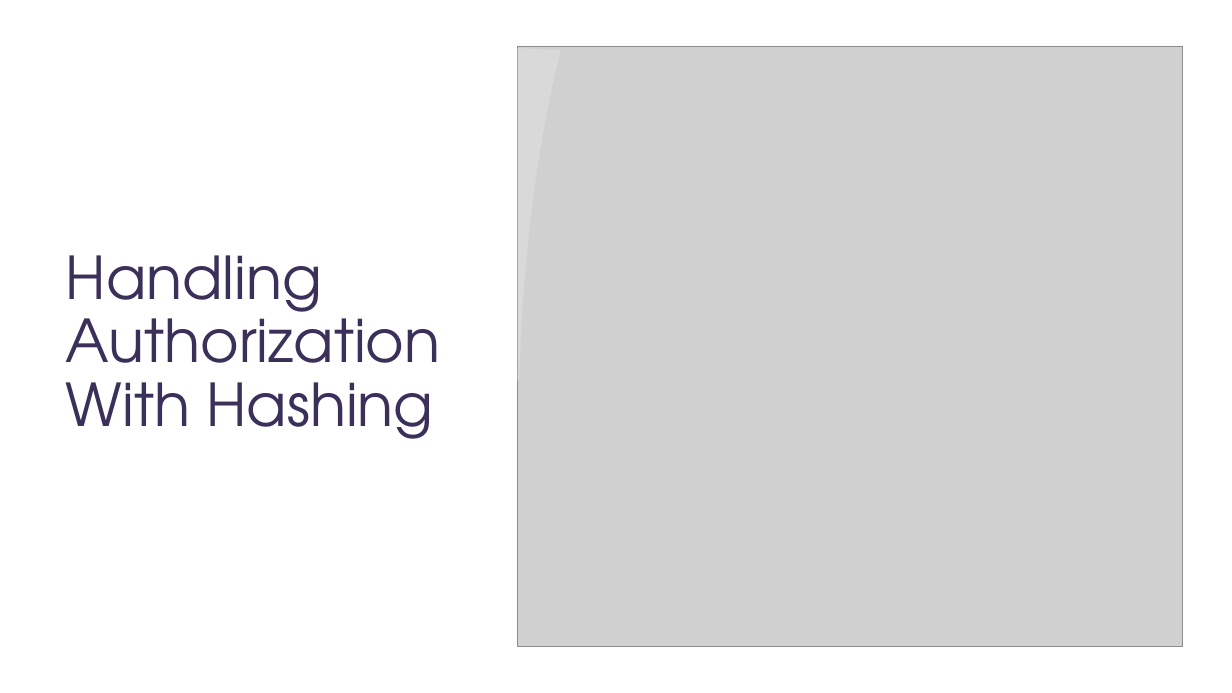
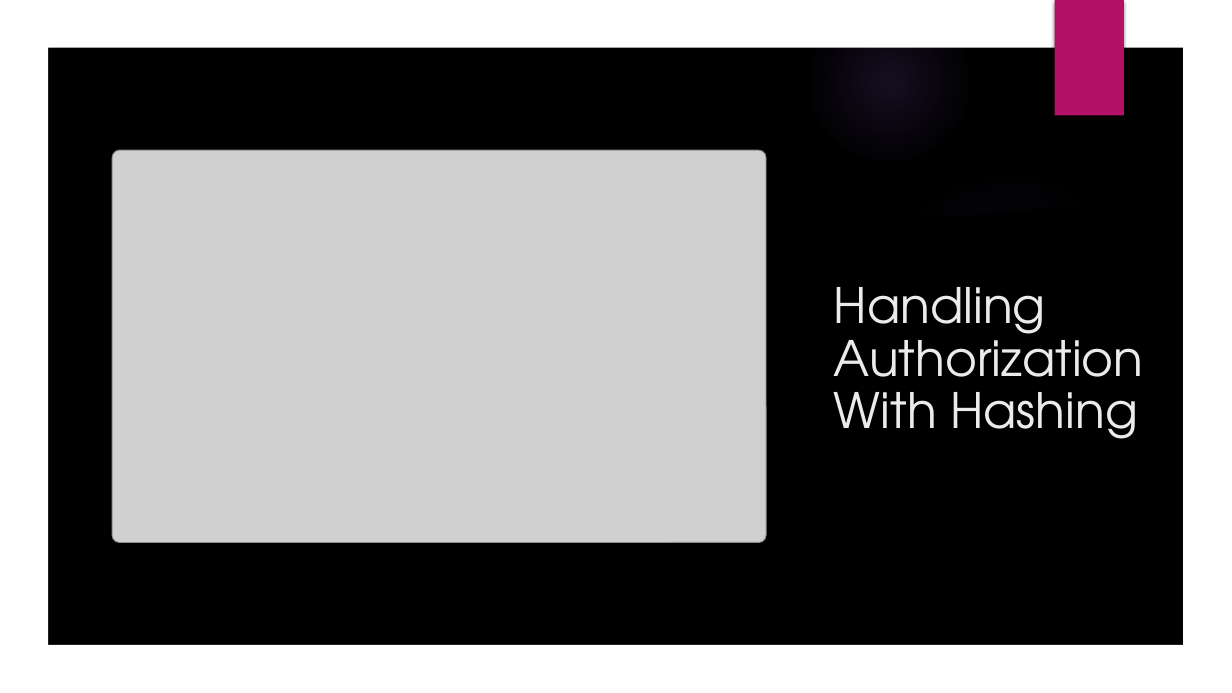
Before and after one commit to nicleary/The-Missing-Semester-CSUOhio, a slide deck: slide 10 of lessons/Fundamental_Concepts_of_AppSec/AppSecLecture.pptx (slide 11 before the commit). Drawn at 1232x693 pixels with LibreOffice and Linux fonts; fonts in the diff are those of the drawing; grey boxes stand for pictures; background and template pictures are left out. Boxes give left, top, right and bottom in pixels: in the first picture for what was removed or moved away, otherwise in the second. Text is boxed around its words. In the diff, an @@ line names an element or a change of style, - is before the commit and + after.

Commit message:
code updates

```diff
--- a/lessons/Fundamental_Concepts_of_AppSec/AppSecLecture.pptx
+++ b/lessons/Fundamental_Concepts_of_AppSec/AppSecLecture.pptx
@@ rectangle removed at (0, 0, 1232, 693) @@
@@ freeform shape added at (0, 0, 1232, 693), fill #000000 @@
@@ rectangle removed at (43, 41, 495, 653) @@
@@ freeform shape removed at (490, 46, 561, 382) @@
@@ picture removed at (518, 46, 1183, 646) @@
@@ title "Handling Authorization With Hashing": place and size @@
-title "Handling Authorization With Hashing" at (66, 255, 441, 439)
+title "Handling Authorization With Hashing" at (834, 287, 1144, 439)
@@ title "Handling Authorization With Hashing" at (834, 287, 1144, 439): size 46 to 38 pt, text colour #3B3059 to #EBEBEB @@
@@ picture added at (112, 151, 766, 543) @@
@@ freeform shape added at (857, 154, 1194, 255), fill #000000 at 20% opacity @@
@@ ellipse added at (870, 169, 1154, 454), fill gradient #9B6BF2 @@
@@ freeform shape added at (46, 189, 1186, 647), fill #000000 @@
```
Also in this commit, not shown: 1 other slide changed, 1 slide removed.
